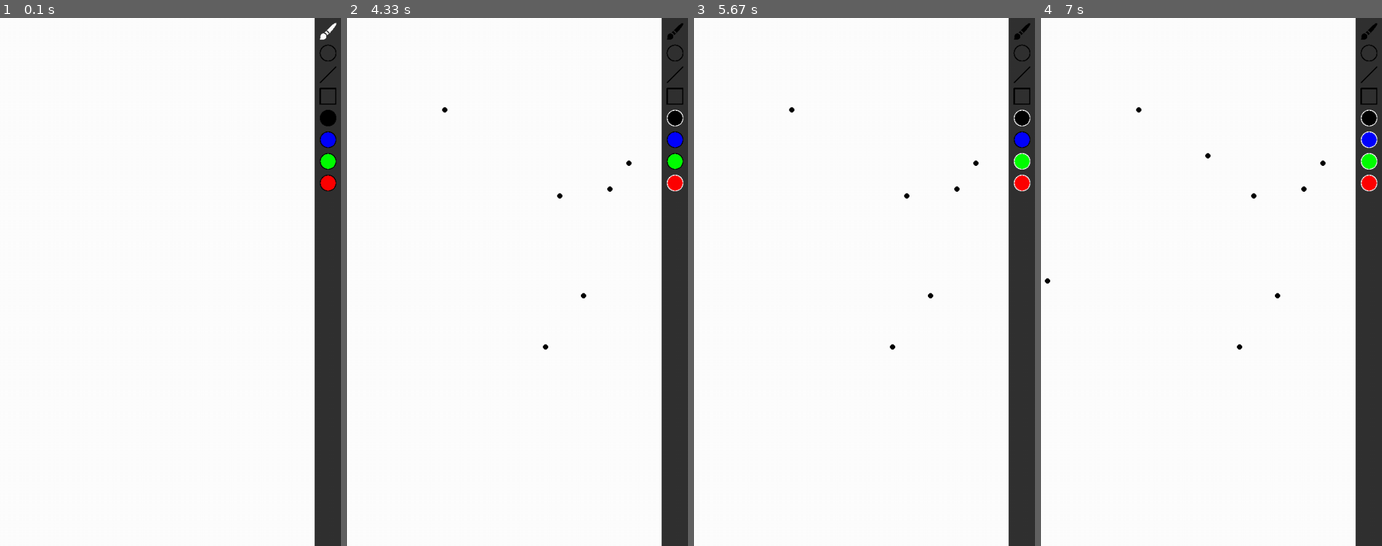
Above: before the commit, frames 1-4 (left to right).
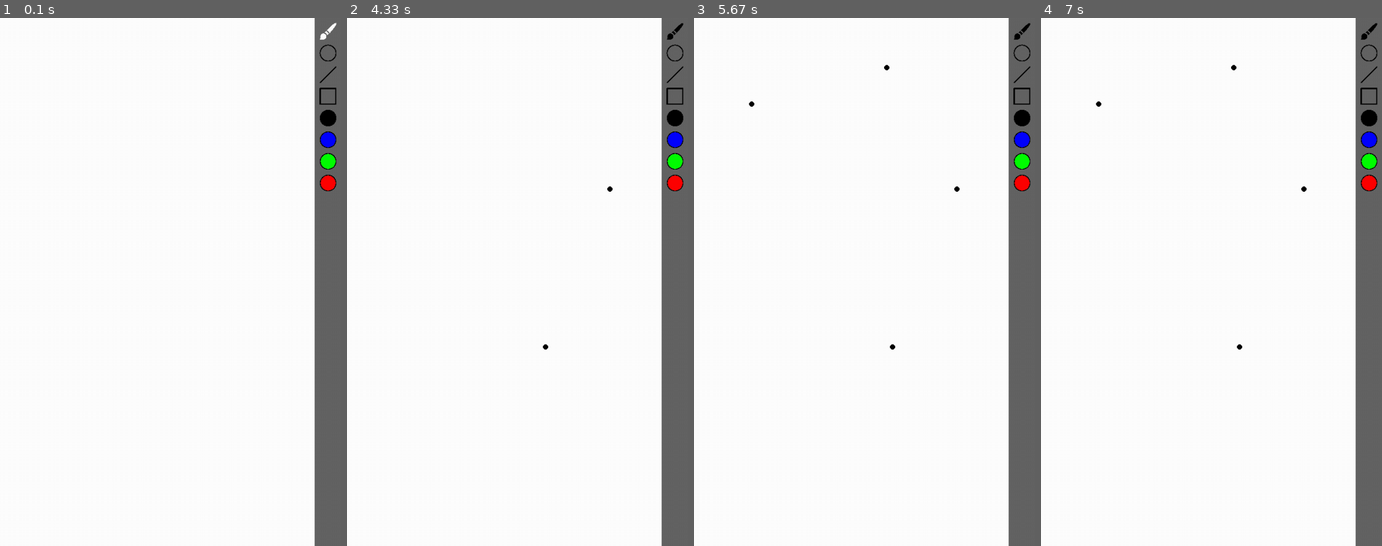
Above: after the commit, the same moments.

Repository: ConnorKnoetze/paint-pygame
Game: pygame game, started from main.py
Same seed, same stepped clock (60 frames per second), same inputs: the game is played once before the commit and once after it.
Inputs (mouse positions are in pixels of both pictures, inside the frame that each line leads up to):
- Up to frame 1 (0.1 s): no input
- Up to frame 2 (4.33 s): press the mouse at (674, 28) at 0.37 s; move the mouse to (531, 86) at 0.47 s; release the mouse at (384, 144) at 0.6 s; press the mouse at (674, 28) at 0.7 s; move the mouse to (609, 186) at 0.8 s; release the mouse at (544, 345) at 0.93 s; click (674, 118) at 1.05 s; press the mouse at (674, 139) at 1.37 s; move the mouse to (578, 134) at 1.47 s; release the mouse at (483, 128) at 1.6 s; press the mouse at (674, 160) at 1.7 s; move the mouse to (517, 276) at 1.8 s; release the mouse at (364, 392) at 1.93 s; press the mouse at (674, 139) at 2.03 s; move the mouse to (640, 208) at 2.13 s; release the mouse at (602, 271) at 2.27 s; press the mouse at (674, 118) at 2.37 s; move the mouse to (476, 260) at 2.47 s; release the mouse at (outside the picture) at 2.6 s; press the mouse at (674, 118) at 2.7 s; move the mouse to (578, 155) at 2.8 s; release the mouse at (479, 192) at 2.93 s; press the mouse at (674, 181) at 3.03 s; move the mouse to (592, 234) at 3.13 s; release the mouse at (507, 287) at 3.27 s; press the mouse at (674, 118) at 3.37 s; move the mouse to (524, 218) at 3.47 s; release the mouse at (374, 318) at 3.6 s; press the mouse at (674, 28) at 3.7 s; move the mouse to (630, 160) at 3.8 s; release the mouse at (582, 297) at 3.93 s; press the mouse at (674, 282) at 4.03 s; move the mouse to (558, 197) at 4.13 s; release the mouse at (445, 107) at 4.27 s
- Up to frame 3 (5.67 s): press the mouse at (1021, 28) at 4.37 s; move the mouse to (884, 65) at 4.47 s; release the mouse at (751, 102) at 4.6 s; press the mouse at (1021, 160) at 4.7 s; move the mouse to (830, 303) at 4.8 s; release the mouse at (outside the picture) at 4.93 s; press the mouse at (1021, 160) at 5.03 s; move the mouse to (867, 255) at 5.13 s; release the mouse at (714, 350) at 5.27 s; press the mouse at (1021, 139) at 5.37 s; move the mouse to (820, 208) at 5.47 s; release the mouse at (outside the picture) at 5.6 s
- Up to frame 4 (7 s): press the mouse at (1368, 139) at 5.7 s; move the mouse to (1156, 239) at 5.8 s; release the mouse at (outside the picture) at 5.93 s; press the mouse at (1368, 139) at 6.03 s; move the mouse to (1211, 192) at 6.13 s; release the mouse at (1054, 239) at 6.27 s; press the mouse at (1368, 118) at 6.37 s; move the mouse to (1289, 271) at 6.47 s; release the mouse at (1208, 424) at 6.6 s; press the mouse at (1368, 28) at 6.7 s; move the mouse to (1208, 155) at 6.8 s; release the mouse at (1047, 282) at 6.93 s

The runs differ from the first frame. In frame 1, 7.2% of the frame differs, in the area x 92-100%, y 0-100%; in frame 2, 7.3%; in frame 3, 7.3%; in frame 4, 7.4%, in the area x 1-100%, y 0-100%.

Commit message:
Fixed multiple bugs related to tool selection and fixed tool functions processing incomplete point_buffer.

Diff:
--- a/main.py
+++ b/main.py
@@ -28,7 +28,7 @@
         self.swap(0)
 
     def draw(self):
-        py.draw.rect(screen, (50,50,50), self.rect)
+        py.draw.rect(screen, (100,100,100), self.rect)
         [screen.blit(self.images[i], self.assets_rects[i]) for i in range(len(self.assets_rects))]
 
     def get_rect(self):
@@ -54,9 +54,16 @@
                 if self.tool_index != None and self.tool_index != i:
                     self.swap(self.tool_index)
                     tool_selected[self.tool_index] = False
-                self.swap(i)
-                tool_selected[i] = not tool_selected[i]
-                self.tool_index = i
+                    self.tool_index = None
+                elif self.tool_index == i:
+                    print(True)
+                    self.swap(i)
+                    tool_selected[i] = not tool_selected[i]
+                    self.tool_index = None
+                else:
+                    self.swap(i)
+                    tool_selected[i] = not tool_selected[i]
+                    self.tool_index = i
 
 
 class Canvas:
@@ -66,7 +73,7 @@
         self.brush_color = (0, 0, 0)
 
     def draw_brush(self, x, y, size=5):
-        py.draw.circle(self.surface, self.brush_color, (x, y), size)  # Draw a brush stroke
+        py.draw.circle(self.surface, self.brush_color, (x, y), size)
 
     def draw_square(self, points):
         x1,y1 = points[0]
@@ -128,7 +135,13 @@
                 y1 += sy
 
     def render(self, screen):
-        screen.blit(self.surface, (0, 0))  # Blit the canvas onto the main screen
+        screen.blit(self.surface, (0, 0))
+
+    def to_bytes(self):
+        return py.image.tobytes(self.surface, "RGBA")
+
+    def from_bytes(self, byte_string, size=(1000,1000)):
+        return py.image.frombytes(byte_string, size, "RGBA")
 
 
 class Display():
@@ -142,6 +155,11 @@
     def update(self, mouse_pos):
         if tool_selected[0] and 0<= mouse_pos[0] < self.size and 0<= mouse_pos[1] < self.size:
             self.canvas.draw_brush(mouse_pos[0], mouse_pos[1], size=5)
+
+    def convert(self):
+        print(self.canvas.to_bytes())
+        byte = self.canvas.to_bytes()
+        print(self.canvas.from_bytes(byte))
 
 display = Display()
 toolbar = Toolbar()
@@ -158,10 +176,11 @@
         elif event.type == py.MOUSEBUTTONDOWN:
             mouse_pos = py.mouse.get_pos()
             pressed = True
-            toolbar.update(mouse_pos)
             if 0 <= mouse_pos[0] < 1000 and 0 <= mouse_pos[1] < 1000 and (tool_selected[1] or tool_selected[2] or tool_selected[3]):
+                print(mouse_pos)
                 point_buffer.append(mouse_pos)
             elif 1000 <= mouse_pos[0] < 1050 and 0 <= mouse_pos[1] < 1000:
+                toolbar.update(mouse_pos)
                 if tool_selected[4]:
                     display.canvas.brush_color = (0,0,0)
                 elif tool_selected[5]:
@@ -174,7 +193,7 @@
         elif event.type == py.MOUSEBUTTONUP:
             pressed = False
             mouse_pos = py.mouse.get_pos()
-            if 0 <= mouse_pos[0] < 1000 and 0 <= mouse_pos[1] < 1000:
+            if 0 <= mouse_pos[0] < 1000 and 0 <= mouse_pos[1] < 1000 and len(point_buffer) > 0:
                 point_buffer.append(mouse_pos)
                 if tool_selected[1]:
                     display.canvas.draw_circle(point_buffer)
